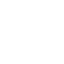
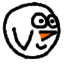
Layers edited between the first and the second 64 x 64 image:
renamed "0" to "wing0", showed it, painted on it over [2, 1, 62, 60]
added layer "base_outline" above "beak" over [2, 1, 62, 60]
added layer "beak" above "eyes" over [39, 32, 55, 40]
added layer "eyes" above "body_colour" over [32, 13, 58, 28]
added layer "body_colour" above "wall" over [4, 4, 59, 58]
hid "wall" over [2, 1, 62, 60]
